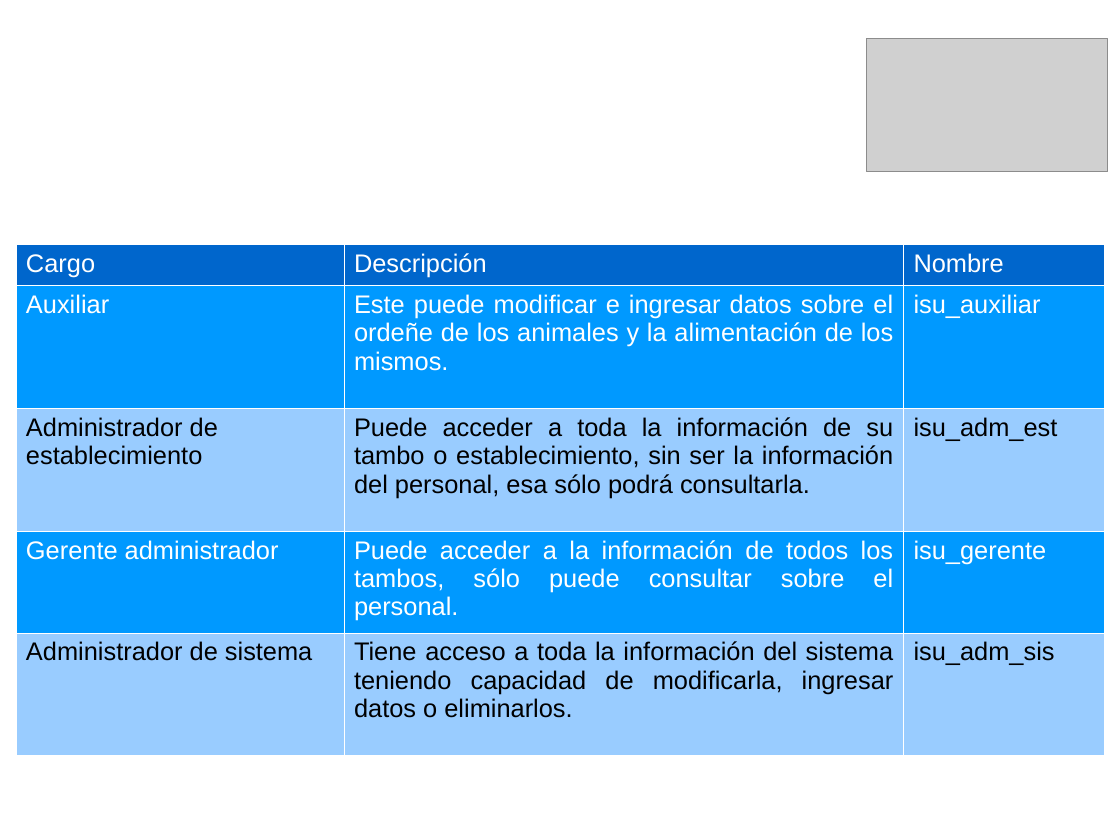
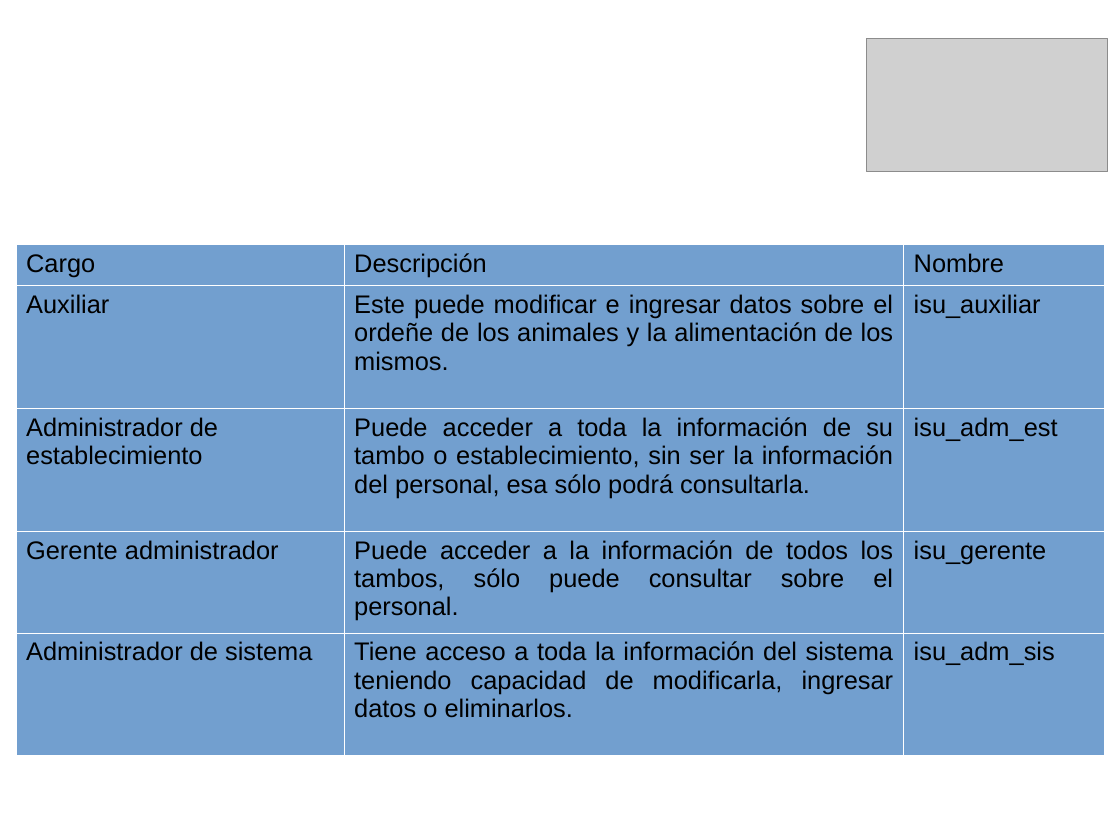
Before and after one commit to CamilaGalvan/ISU, a slide deck: slide 8 of Cuarta_entrega/Giuliana/ISU.odp. Drawn at 1120x840 pixels with LibreOffice and Linux fonts; fonts in the diff are those of the drawing; grey boxes stand for pictures; background and template pictures are left out. Boxes give left, top, right and bottom in pixels: in the first picture for what was removed or moved away, otherwise in the second. Text is boxed around its words. In the diff, an @@ line names an element or a change of style, - is before the commit and + after.

```diff
--- a/Cuarta_entrega/Giuliana/ISU.odp
+++ b/Cuarta_entrega/Giuliana/ISU.odp
@@ table at box(16, 245, 1105, 753) @@
@@ fill #0066CC to #729FCF in row 1 @@
@@ fill #0099FF to #729FCF in 6 cells @@
@@ fill #99CCFF to #729FCF in 6 cells @@
@@ text colour #FFFFFF to #000000 in "Cargo", "Descripción", "Nombre", "Auxiliar" and 5 more places @@
```
Also in this commit, not shown: 18 slides added, 3 slides removed, 3 other files.
